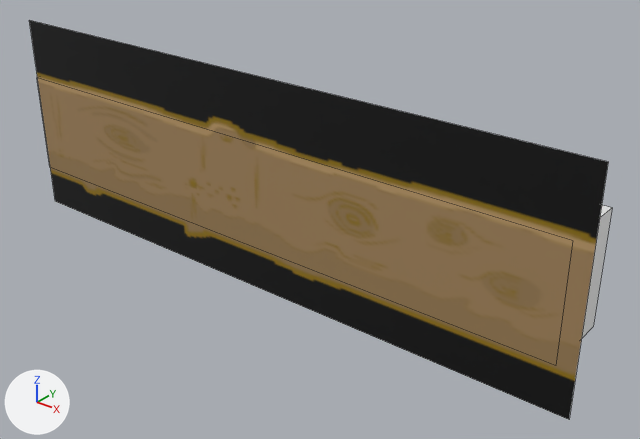
Renders of the Blender file Content/PuffBOMB/3D/DarkLogH7.blend from each side of a commit.
Camera for both pictures: a 50 mm camera at (22.77, -15.92, 11.92) aimed at (9.82, 0.26, 1.89). Lighting does not change. The marker at lower left points along +X, +Y and +Z. Mesh edges are drawn as thin lines.
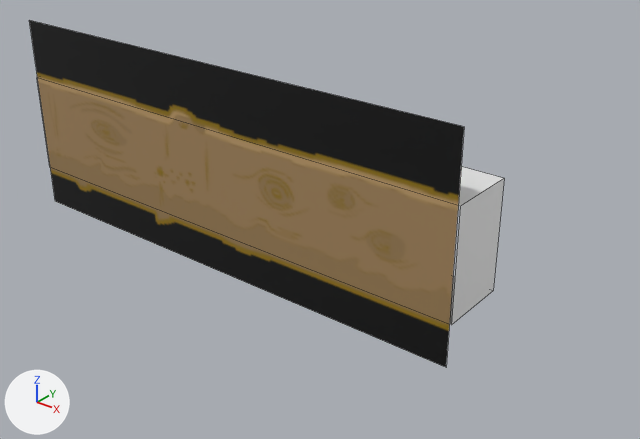
Boxes (x1, y1, x2, y2) around the edits, measured in the pictures (640 x 439 px; the box of a moved part takes in the faces that stretch with it):
'Plane', reshaped (25% narrower, 13% shorter)
    before: (29, 20, 608, 419)
    after: (29, 20, 464, 367)
'Cube', mesh rescaled
    before: (37, 78, 612, 339)
    after: (37, 78, 504, 325)
part 2 of me_cube, moved or reshaped
    before: (581, 205, 612, 339)
    after: (449, 166, 504, 325)

Diff of the bpy script that builds the scene:
```diff
--- a/Content/PuffBOMB/3D/DarkLogH7.blend.py
+++ b/Content/PuffBOMB/3D/DarkLogH7.blend.py
@@ me_plane @@
 me_plane.from_pydata(...)  # 4 vertices, 1 face; spans x 0.0..3.02, y 0.0..1.0, z 0.2
 # used by ob_plane; location = (-0.1, 0.2, 0.0); rotation_euler = (1.571, 0.0, 0.0), in degrees (90, 0, 0); scale = (5.83, 5.83, 5.83)
-me_plane.vertices[0].co = (3.02, 1.0, 0.2)  # pixel (608, 161)
-me_plane.vertices[1].co = (3.02, 0.0, 0.2)  # pixel (569, 419)
+# me_plane part 1
+me_plane.vertices[0].co = (2.5, 1.0, 0.2)  # pixel (464, 126)
+me_plane.vertices[1].co = (2.5, 0.0, 0.2)  # pixel (446, 367)
 me_plane.materials.append(mat_darklog7_png)
@@ me_cube @@
 me_cube.from_pydata(...)  # 8 vertices, 4 faces; spans x 0.17..3.11, y 0.2..0.7, z -0.13..0.2
 # used by ob_cube; location = (-1.1, 0.2, 0.0); rotation_euler = (1.571, 0.0, 0.0), in degrees (90, 0, 0); scale = (5.83, 5.83, 5.83)
+# me_cube part 2: the whole mesh is scaled about its middle by (0.855, 1, 1), then moved by (-0.21, 0.0, 0.0)
```
